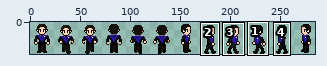
File history of a sprite sheet, Orville/Character/animations all.png. Above, an overview of the earlier version with the close-up marked.
Close-up. Before the edit:
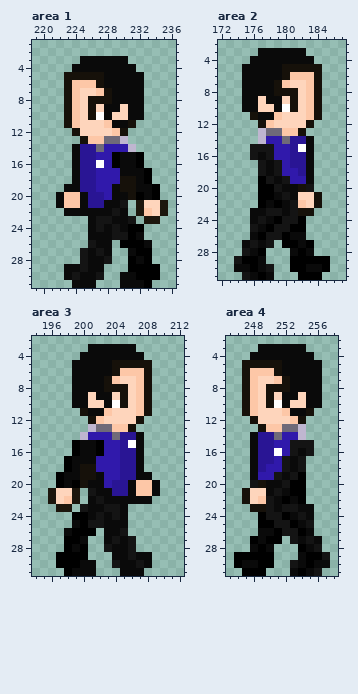
The file is 288x32 pixels. Colours within 5 levels of each other are drawn and written as one. Shown: area 1: x 219..236, y 1..31; area 2: x 172..187, y 2..31; area 3: x 194..212, y 2..31; area 4: x 245..258, y 2..31. The wide view leaves out empty margins.
Now the later version:
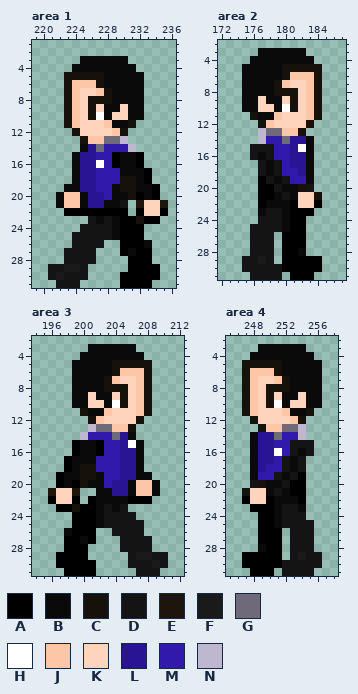
Palette (. is transparent): A #000000  B #0a0a0a  C #16110a  D #141414  E #1c160d  F #1a1a1a  G #6f6a79  H #ffffff  J #fdc7a7  K #fed5bc  L #291594  M #3019ab  N #bfb6d0
Log entry: Testing new Walking Animation
What changed:
Changed rows in their new state; - is an unchanged pixel.
Area 1:
first column x 224:
14 .B
first column x 221:
22 --AAAAAAAA-AK-A
23 -----DB--AACAA-
24 ----DD-DBA-----
25 ---DDDDDBA-A---
26 ---DD-D.-------
27 --DD-D..-A-----
28 --DD-D..---A---
29 DDFF-..--------
30 DFD-D..--AA----
31 -DDD..---AAA---
Area 2:
first column x 174:
22 -----B-AK-A-
23 --.----AAA--
24 --.-DDBA----
25 ---DD-B-----
26 --DD-.-AA---
27 -.-D----A.--
28 -.DDD-AAB.--
29 .DDFD-A----.
30 .DDD-DA--AA.
31 -.DDDD-A--.-
Area 3:
first column x 206:
14 B.
first column x 196:
21 -----.---------
22 A-KA-AB---AAA--
23 -AACAA--BD-----
24 -----ABD-DD----
25 ---A-ABDDDDD---
26 -------.D-DD---
27 -----A-..D-DD--
28 ---A---..D-DD--
29 --------..-FFDD
30 ----AA--..D-DFD
31 ---AAA---..DDD-
Area 4:
first column x 246:
22 -A-KA-B-----
23 --AAA----.--
24 ----ABDD-.--
25 -----B-DD---
26 ---AA-.-DD--
27 --.A----D-.-
28 --.BAA-DDD.-
29 .----A-DFDD.
30 .AA--AD-DDD.
31 -.--A-DDDD.-
Changed places in both close-ups, as pixel boxes (x1, y1, x2, y2):
changed: (72, 144, 88, 152)
changed: (48, 208, 168, 288)
changed: (234, 200, 330, 280)
changed: (128, 432, 144, 440)
changed: (48, 488, 168, 576)
changed: (234, 496, 330, 576)
